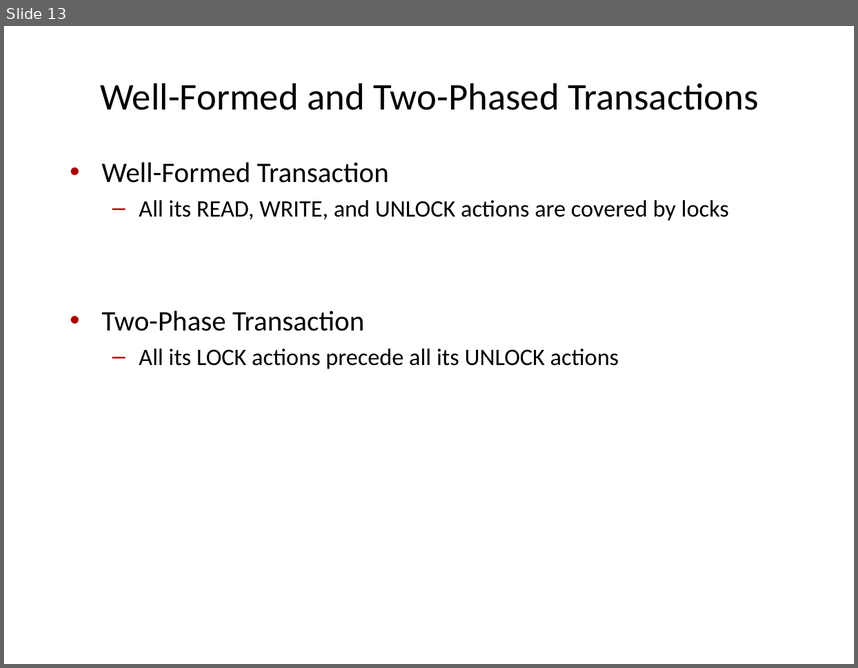
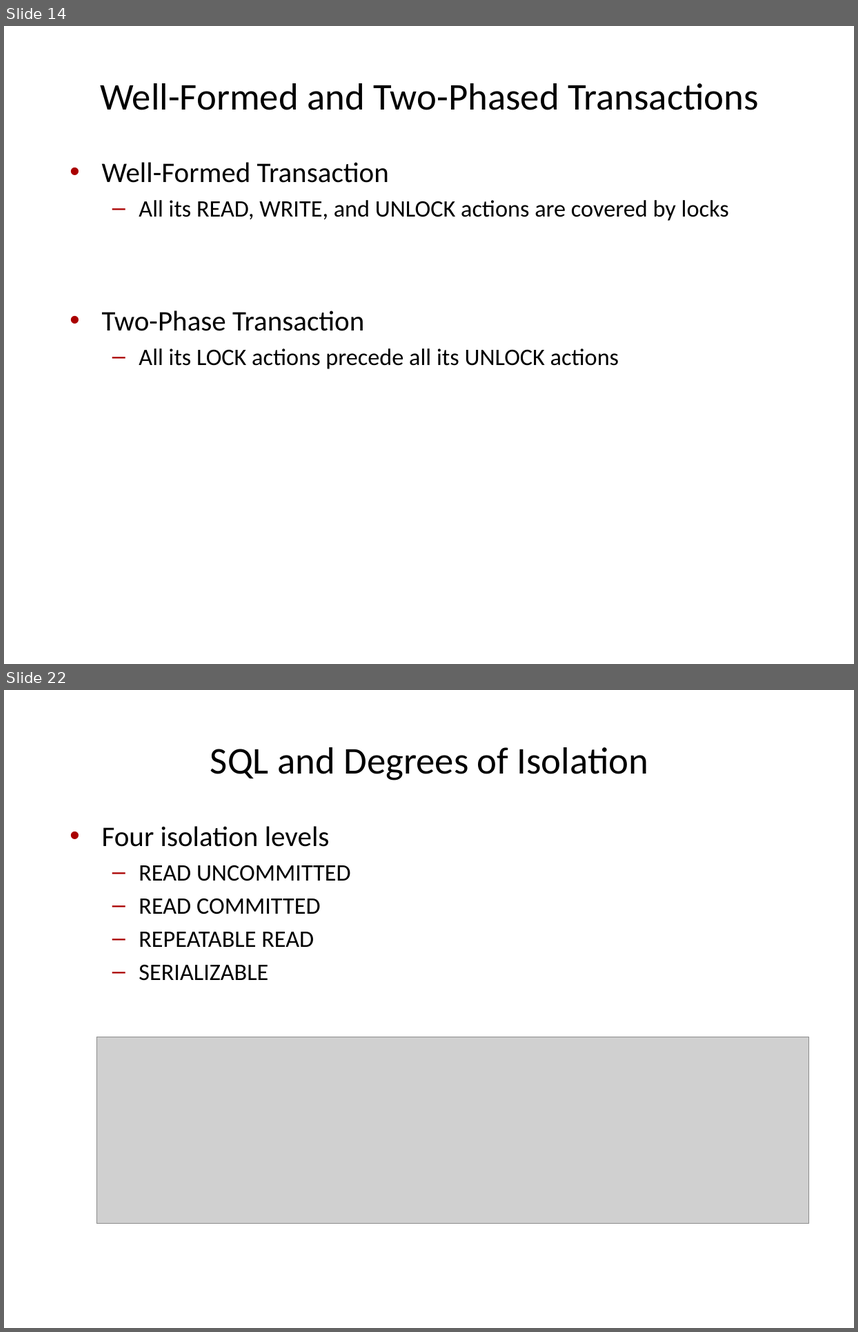
Before and after one commit to VLDB-Study/transaction-processing-study, a slide deck: chapter7/slides/Ch7-Isolation_concepts.pptx. Shown one above the other, each under a label of ours: slide 13 before the commit, slides 14 and 22 after it; the slides between them are not shown. The pictures are 858x668 and 858x1332 pixels, drawn with LibreOffice and Linux fonts; fonts in the diff are those of the drawing; grey boxes stand for pictures. Boxes give left, top, right and bottom in pixels: in the first picture for what was removed or moved away, otherwise in the second. Text is boxed around its words. In the diff, an @@ line names an element or a change of style, - is before the commit and + after.

```diff
--- a/chapter7/slides/Ch7-Isolation_concepts.pptx
+++ b/chapter7/slides/Ch7-Isolation_concepts.pptx
@@ slide 22 added at (x1=4, y1=690, x2=854, y2=1328), background #FFFFFF @@
@@ title added at (x1=210, y1=747, x2=648, y2=780), 32 pt, text #000000 @@
+SQL and Degrees of Isolation
@@ text added at (x1=102, y1=826, x2=351, y2=980), 20 pt, text #000000 @@
+• Four isolation levels
+  – READ UNCOMMITTED
+  – READ COMMITTED
+  – REPEATABLE READ
+  – SERIALIZABLE
@@ picture added at (x1=96, y1=1037, x2=809, y2=1223) @@
@@ what was slide 13 is now slide 14 @@
```
Also in this commit, not shown: 7 slides changed, 21 other slides added, 4 slides removed.
